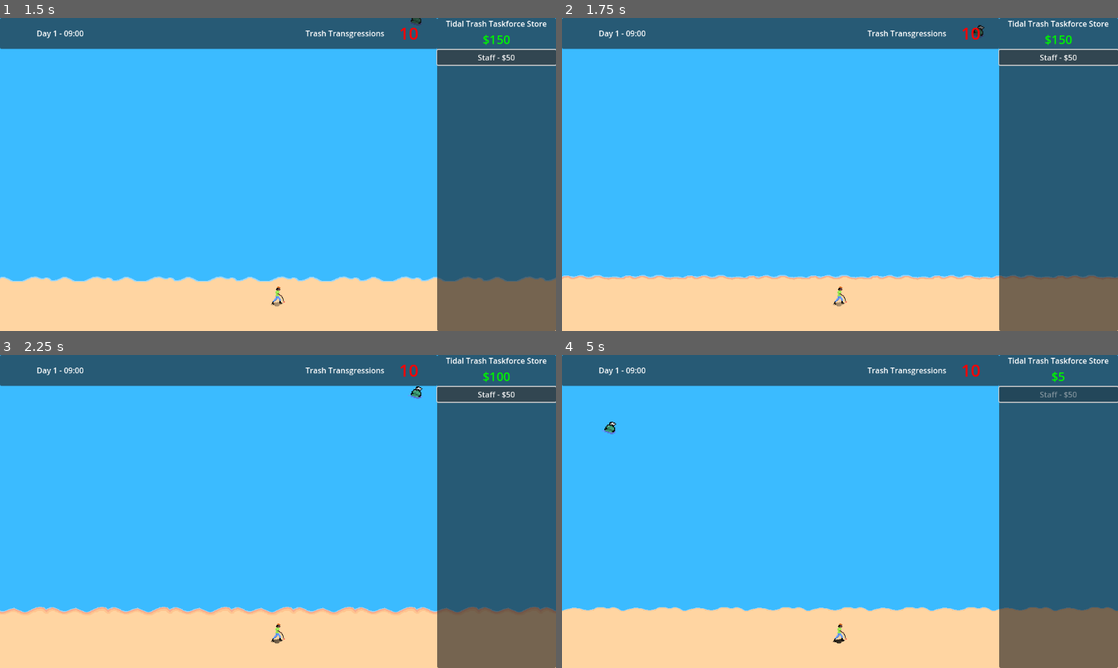
Above: before the commit, frames 1-4 (two rows, left to right).
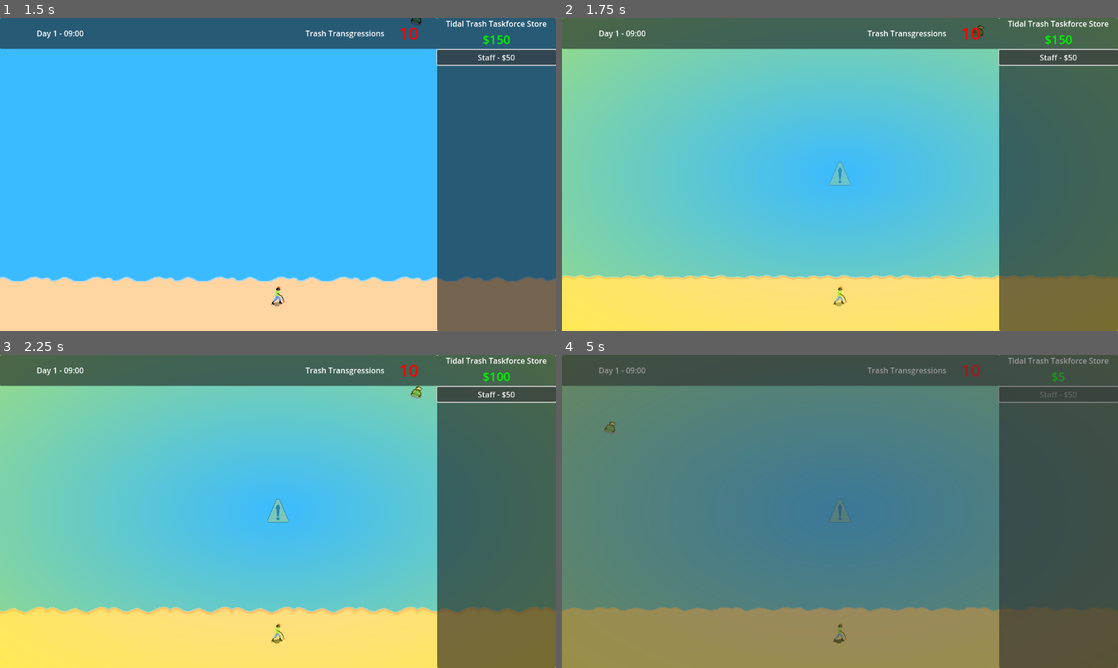
Above: after the commit, the same moments.

Repository: BlazingNeutron/calmbeforestorm
Game: Godot game, scene res://scenes/menu.tscn
Two runs of this game, one before a commit and one after it. Both use one fixed random seed, a clock stepped at 60 frames per second and the inputs below. Sound files missing from this copy of the repository are replaced by a short silence.
Inputs (mouse positions are in pixels of both pictures, inside the frame that each line leads up to):
- Up to frame 1 (1.5 s): click "Start" at 0.5 s; click "Staff - $50" at 1.25 s
- Up to frame 2 (1.75 s): no input
- Up to frame 3 (2.25 s): click "Staff - $50" at 2 s
- Up to frame 4 (5 s): click "Staff - $50" at 2.75 s; move the mouse to (979, 458) at 3.52 s; click (979, 458) at 3.6 s; tap Space (test_lightning, bound only before the commit) at 3.8, 4.35 s; move the mouse to (606, 395) at 4.27 s; click (606, 395) at 4.55 s

Frame 1 is identical in both runs. In frame 2, 88% of the frame differs, in the area x 0-100%, y 0-100%; in frame 3, 88%; in frame 4, 100%.

Commit message:
A working storm

Diff:
--- a/project.godot
+++ b/project.godot
@@ -31,11 +31,6 @@
 "events": [Object(InputEventKey,"resource_local_to_scene":false,"resource_name":"","device":-1,"window_id":0,"alt_press …(195 unchanged characters)…
 ]
 }
-test_lightning={
-"deadzone": 0.5,
-"events": [Object(InputEventKey,"resource_local_to_scene":false,"resource_name":"","device":-1,"window_id":0,"alt_pressed":false,"shift_pressed":false,"ctrl_pressed":false,"meta_pressed":false,"pressed":false,"keycode":0,"physical_keycode":32,"key_label":0,"unicode":32,"location":0,"echo":false,"script":null)
-]
-}
 action={
 "deadzone": 0.5,
 "events": [Object(InputEventMouseButton,"resource_local_to_scene":false,"resource_name":"","device":-1,"window_id":0,"a …(253 unchanged characters)…
--- a/scenes/game.tscn
+++ b/scenes/game.tscn
@@ -36,9 +36,18 @@
 [node name="PickerUpperManager" parent="PickerUppersContainer" instance=ExtResource("3_jhrrb")]
 unique_name_in_owner = true
 
-[node name="StormTimer" type="Timer" parent="."]
+[node name="NextStormTimer" type="Timer" parent="."]
 unique_name_in_owner = true
-wait_time = 60.0
 
+[node name="StormDuration" type="Timer" parent="."]
+wait_time = 30.0
+
+[connection signal="clear_weather" from="." to="hud" method="_on_game_clear_weather"]
+[connection signal="clear_weather" from="." to="WasteContainer/WasteSpawner" method="_on_game_clear_weather"]
+[connection signal="storming" from="." to="hud" method="_on_game_storming"]
+[connection signal="storming" from="." to="WasteContainer/WasteSpawner" method="_on_game_storming"]
+[connection signal="warning" from="." to="hud" method="_on_storm_warning"]
+[connection signal="warning_completed" from="hud" to="." method="_on_hud_warning_completed"]
 [connection signal="spawned_trash" from="WasteContainer/WasteSpawner" to="PickerUppersContainer/PickerUpperManager" method="_on_waste_spawner_spawned_trash"]
-[connection signal="timeout" from="StormTimer" to="." method="_on_storm_timer_timeout"]
+[connection signal="timeout" from="NextStormTimer" to="." method="_on_storm_timer_timeout"]
+[connection signal="timeout" from="StormDuration" to="." method="_on_storm_duration_timeout"]
--- a/scenes/hud.tscn
+++ b/scenes/hud.tscn
@@ -1,13 +1,13 @@
 [gd_scene load_steps=4 format=3 uid="uid://d3y2w6dk2qoel"]
 
 [ext_resource type="Script" path="res://scripts/hud.gd" id="1_v6bi3"]
-[ext_resource type="PackedScene" uid="uid://jeovohtmmp0a" path="res://scenes/lightning.tscn" id="3_cy3ty"]
+[ext_resource type="PackedScene" uid="uid://jeovohtmmp0a" path="res://scenes/storm.tscn" id="3_cy3ty"]
 [ext_resource type="PackedScene" uid="uid://5hjrx53y7uu0" path="res://scenes/storm_warning.tscn" id="3_e5k40"]
 
 [node name="hud" type="CanvasLayer"]
 script = ExtResource("1_v6bi3")
 
-[node name="lightning" parent="." instance=ExtResource("3_cy3ty")]
+[node name="Storm" parent="." instance=ExtResource("3_cy3ty")]
 
 [node name="StormWarning" parent="." instance=ExtResource("3_e5k40")]
 
--- a/scenes/lightning.tscn
+++ /dev/null
@@ -1,13 +0,0 @@
-[gd_scene load_steps=3 format=3 uid="uid://jeovohtmmp0a"]
-
-[ext_resource type="Script" path="res://scripts/lightning.gd" id="1_bnmic"]
-[ext_resource type="Texture2D" uid="uid://onosdrnldavq" path="res://assets/sprites/white-lightning.png" id="1_s3nqo"]
-
-[node name="lightning" type="CanvasLayer"]
-script = ExtResource("1_bnmic")
-
-[node name="flash_sprite" type="Sprite2D" parent="."]
-modulate = Color(1, 1, 1, 0)
-position = Vector2(576.25, 322.75)
-scale = Vector2(1153.5, 646.5)
-texture = ExtResource("1_s3nqo")
--- /dev/null
+++ b/scenes/storm.tscn
@@ -0,0 +1,33 @@
+[gd_scene load_steps=4 format=3 uid="uid://jeovohtmmp0a"]
+
+[ext_resource type="Script" path="res://scripts/storm.gd" id="1_kfjih"]
+[ext_resource type="Texture2D" uid="uid://onosdrnldavq" path="res://assets/sprites/white-lightning.png" id="2_uem3p"]
+[ext_resource type="AudioStream" uid="uid://dv8o8jmpn4w5g" path="res://assets/audio/loud-thunder-192165.mp3" id="3_a37ih"]
+
+[node name="storm" type="CanvasLayer"]
+script = ExtResource("1_kfjih")
+
+[node name="flash_sprite" type="Sprite2D" parent="."]
+modulate = Color(1, 1, 1, 0)
+position = Vector2(576.25, 322.75)
+scale = Vector2(1153.5, 646.5)
+texture = ExtResource("2_uem3p")
+
+[node name="thunder" type="AudioStreamPlayer" parent="."]
+stream = ExtResource("3_a37ih")
+bus = &"SFX"
+
+[node name="PauseBetweenLightning" type="Timer" parent="."]
+wait_time = 6.0
+
+[node name="StormDimming" type="ColorRect" parent="."]
+visible = false
+anchors_preset = 15
+anchor_right = 1.0
+anchor_bottom = 1.0
+grow_horizontal = 2
+grow_vertical = 2
+mouse_filter = 2
+color = Color(0, 0, 0, 0.4)
+
+[connection signal="timeout" from="PauseBetweenLightning" to="." method="_on_pause_between_lightning_timeout"]
--- a/scenes/storm_warning.tscn
+++ b/scenes/storm_warning.tscn
@@ -1,14 +1,44 @@
-[gd_scene load_steps=4 format=3 uid="uid://5hjrx53y7uu0"]
+[gd_scene load_steps=6 format=3 uid="uid://5hjrx53y7uu0"]
 
 [ext_resource type="Script" path="res://scripts/storm_warning.gd" id="1_106s2"]
 [ext_resource type="Texture2D" uid="uid://ecu6xgov3706" path="res://assets/sprites/warning-sign.png" id="1_er1jn"]
 [ext_resource type="AudioStream" uid="uid://bstd1fdn8ifwm" path="res://assets/audio/warning-sound-6686.mp3" id="3_vmc28"]
+[ext_resource type="Shader" path="res://scripts/hud.gdshader" id="4_tklub"]
+
+[sub_resource type="ShaderMaterial" id="ShaderMaterial_ytmw0"]
+shader = ExtResource("4_tklub")
+shader_parameter/alpha = 1.0
+shader_parameter/inner_radius = 0.0
+shader_parameter/outer_radius = 3.0
 
 [node name="StormWarning" type="Node"]
 script = ExtResource("1_106s2")
 
-[node name="StormWarningIcon" type="TextureRect" parent="."]
+[node name="PulsingWarning" type="Control" parent="."]
 modulate = Color(1, 1, 1, 0)
+z_index = -3
+z_as_relative = false
+layout_mode = 3
+anchors_preset = 15
+anchor_right = 1.0
+anchor_bottom = 1.0
+grow_horizontal = 2
+grow_vertical = 2
+mouse_filter = 1
+
+[node name="YellowVignette" type="ColorRect" parent="PulsingWarning"]
+material = SubResource("ShaderMaterial_ytmw0")
+layout_mode = 1
+anchors_preset = 15
+anchor_right = 1.0
+anchor_bottom = 1.0
+grow_horizontal = 2
+grow_vertical = 2
+mouse_filter = 1
+color = Color(1, 0.882353, 0.141176, 1)
+
+[node name="StormWarningIcon" type="TextureRect" parent="PulsingWarning"]
+layout_mode = 1
 anchors_preset = 8
 anchor_left = 0.5
 anchor_top = 0.5
--- a/scenes/waste_spawner.tscn
+++ b/scenes/waste_spawner.tscn
@@ -4,8 +4,3 @@
 
 [node name="WasteSpawner" type="Node2D"]
 script = ExtResource("1_7t5dp")
-
-[node name="StormDurationTimer" type="Timer" parent="."]
-wait_time = 30.0
-
-[connection signal="timeout" from="StormDurationTimer" to="." method="_on_storm_duration_timer_timeout"]
--- a/scripts/game.gd
+++ b/scripts/game.gd
@@ -1,14 +1,29 @@
 extends Node2D
 
-@onready var hud: CanvasLayer = %hud
-@onready var storm_timer: Timer = %StormTimer
-@onready var waste_spawner: Node = %WasteSpawner
+signal warning
+signal storming
+signal clear_weather
+
+@onready var next_storm_timer: Timer = %NextStormTimer
+@onready var storm_duration: Timer = $StormDuration
+
+@export var time_to_next_storm : int = 1
+@export var storm_duration_time : int = 30
 
 func _ready() -> void:
-	storm_timer.start()
+	next_storm_timer.wait_time = time_to_next_storm
+	storm_duration.wait_time = storm_duration_time
+	next_storm_timer.start()
 
 func _on_storm_timer_timeout() -> void:
 	#print("Storm warning timer")
-	hud.storm_warning()
-	storm_timer.stop()
-	waste_spawner.start_storm()
+	warning.emit()
+	next_storm_timer.stop()
+
+func _on_hud_warning_completed() -> void:
+	storming.emit()
+	storm_duration.start()
+
+func _on_storm_duration_timeout() -> void:
+	clear_weather.emit()
+	next_storm_timer.start()
--- a/scripts/hud.gd
+++ b/scripts/hud.gd
@@ -1,8 +1,10 @@
 extends CanvasLayer
 
-@onready var lightning: CanvasLayer = $lightning
+signal warning_completed
+
 @onready var money_label: Label = %Money
-@onready var storm_warning_icon: Node = $StormWarning
+@onready var storm: CanvasLayer = $Storm
+@onready var warning: Node = $StormWarning
 @onready var transgressions_meter: Label = %TransgressionsMeter
 @onready var staff_button: Button = $StorePanel/StoreContainer/Staff
 
@@ -10,11 +12,7 @@
 	AccountManager._on_money_changed.connect(update_money)
 	AccountManager.transgression_changed.connect(update_transgressions)
 	update_money(AccountManager.money)
-
-# Called every frame. 'delta' is the elapsed time since the previous frame.
-func _process(_delta: float) -> void:
-	if Input.is_action_just_pressed("test_lightning"):
-		lightning.lightning_strike()
+	warning.warning_complete.connect(_on_warning_completed)
 
 func update_money(money : int) -> void:
 	money_label.text = "$" + str(money)
@@ -23,9 +21,18 @@
 func update_transgressions(count : int) -> void:
 	transgressions_meter.text = str(count)
 
-func storm_warning() -> void:
-	storm_warning_icon.start_storm_warning()
-
 func _on_staff_pressed() -> void:
 	#print("staff purchased")
 	AccountManager.debit_account()
+
+func _on_warning_completed() -> void:
+	warning_completed.emit()
+
+func _on_storm_warning() -> void:
+	warning.start()
+
+func _on_game_storming() -> void:
+	storm.start()
+
+func _on_game_clear_weather() -> void:
+	storm.stop()
--- /dev/null
+++ b/scripts/hud.gdshader
@@ -0,0 +1,12 @@
+shader_type canvas_item;
+
+uniform float alpha = 1.0;
+uniform float inner_radius = 0.0;
+uniform float outer_radius = 1.5;
+
+void fragment() {
+	float x = abs(UV.r-.5)*2.0;
+	float y = abs(UV.g-.5)*2.0;
+	float q = 1.0-(1.0-sqrt(x*x+y*y)/outer_radius)/(1.0-inner_radius);
+	COLOR = vec4(255, 225, 0, q*alpha);
+}
--- a/scripts/lightning.gd
+++ /dev/null
@@ -1,10 +0,0 @@
-extends CanvasLayer
-
-@onready var flash_sprite: Sprite2D = $flash_sprite
-
-func lightning_strike() -> void:
-	#print("lightning")
-	var tween = get_tree().create_tween()
-	tween.tween_property(flash_sprite, "modulate:a", 0.6, 0.1).set_trans(Tween.TRANS_SINE).set_ease(Tween.EASE_IN)
-	tween.tween_property(flash_sprite, "modulate:a", 0, 0.1).set_trans(Tween.TRANS_SINE).set_ease(Tween.EASE_IN)
-	#play noise
--- /dev/null
+++ b/scripts/storm.gd
@@ -0,0 +1,34 @@
+extends CanvasLayer
+
+@onready var flash_sprite: Sprite2D = $flash_sprite
+@onready var thunder: AudioStreamPlayer = $thunder
+@onready var pause_between_lightning: Timer = $PauseBetweenLightning
+@onready var storm_dimming: ColorRect = $StormDimming
+
+var storming : bool = false
+var thunder_still_rolls : bool = false
+
+func _process(_delta: float) -> void:
+	if storming and not thunder_still_rolls:
+		lightning_strike()
+
+func lightning_strike() -> void:
+	#print("lightning")
+	pause_between_lightning.start()
+	thunder_still_rolls = true
+	var tween = get_tree().create_tween()
+	tween.tween_property(flash_sprite, "modulate:a", 0.4, 0.1).set_trans(Tween.TRANS_SINE).set_ease(Tween.EASE_IN)
+	tween.tween_property(flash_sprite, "modulate:a", 0, 0.1).set_trans(Tween.TRANS_SINE).set_ease(Tween.EASE_IN)
+	#play noise
+	thunder.play()
+
+func start() -> void:
+	storming = true
+	storm_dimming.show()
+
+func stop() -> void:
+	storming = false
+	storm_dimming.hide()
+
+func _on_pause_between_lightning_timeout() -> void:
+	thunder_still_rolls = false
--- a/scripts/storm_warning.gd
+++ b/scripts/storm_warning.gd
@@ -1,23 +1,27 @@
 extends Node
 
-@onready var storm_warning_icon: TextureRect = $StormWarningIcon
+signal warning_complete
+
+@onready var pulsing_warning: Control = $PulsingWarning
 @onready var storm_warning_sound: AudioStreamPlayer = $StormWarningSound
 
 @export var replays : int = 2
 var replay_count : int = 0
 
-func start_storm_warning() -> void:
+func start() -> void:
 	var tween = create_tween()
 	storm_warning_sound.play()
-	tween.tween_property(storm_warning_icon, "modulate:a", 1, 0.5).set_trans(Tween.TRANS_BOUNCE).set_ease(Tween.EASE_IN_OUT)
-	tween.tween_property(storm_warning_icon, "modulate:a", 0.3, 0.2).set_trans(Tween.TRANS_SINE).set_ease(Tween.EASE_OUT)
-	tween.tween_property(storm_warning_icon, "modulate:a", 1, 1).set_trans(Tween.TRANS_BOUNCE).set_ease(Tween.EASE_IN_OUT)
-	tween.tween_property(storm_warning_icon, "modulate:a", 0.3, 0.2).set_trans(Tween.TRANS_SINE).set_ease(Tween.EASE_OUT)
-	tween.tween_property(storm_warning_icon, "modulate:a", 1, 1).set_trans(Tween.TRANS_BOUNCE).set_ease(Tween.EASE_IN_OUT)
-	tween.tween_property(storm_warning_icon, "modulate:a", 0, 1).set_trans(Tween.TRANS_SINE).set_ease(Tween.EASE_OUT)
+	tween.tween_property(pulsing_warning, "modulate:a", 1, 0.5).set_trans(Tween.TRANS_BOUNCE).set_ease(Tween.EASE_IN_OUT)
+	tween.tween_property(pulsing_warning, "modulate:a", 0.3, 0.2).set_trans(Tween.TRANS_SINE).set_ease(Tween.EASE_OUT)
+	tween.tween_property(pulsing_warning, "modulate:a", 1, 1).set_trans(Tween.TRANS_BOUNCE).set_ease(Tween.EASE_IN_OUT)
+	tween.tween_property(pulsing_warning, "modulate:a", 0.3, 0.2).set_trans(Tween.TRANS_SINE).set_ease(Tween.EASE_OUT)
+	tween.tween_property(pulsing_warning, "modulate:a", 1, 1).set_trans(Tween.TRANS_BOUNCE).set_ease(Tween.EASE_IN_OUT)
+	tween.tween_property(pulsing_warning, "modulate:a", 0, 1).set_trans(Tween.TRANS_SINE).set_ease(Tween.EASE_OUT)
 
 
 func _on_storm_warning_sound_finished() -> void:
 	if replay_count < replays:
 		storm_warning_sound.play()
 		replay_count += 1
+	else:
+		warning_complete.emit()
--- a/scripts/waste_spawner.gd
+++ b/scripts/waste_spawner.gd
@@ -1,8 +1,6 @@
 extends Node2D
 
 signal spawned_trash(new_trash)
-
-@onready var storm_duration_timer: Timer = $StormDurationTimer
 
 var scrap_object = load("res://scenes/waste/scrap.tscn")
 var bottle_object = load("res://scenes/waste/bottle.tscn")
@@ -42,9 +40,8 @@
 	waste_container.add_child(new_waste)
 	spawned_trash.emit(new_waste)
 
-func start_storm() -> void:
-	storm_duration_timer.start()
+func _on_game_storming() -> void:
 	spawn_timer = 0.4
 
-func _on_storm_duration_timer_timeout() -> void:
+func _on_game_clear_weather() -> void:
 	spawn_timer = 2
Not shown, added: assets/audio/loud-thunder-192165.mp3.import
Not shown, added: assets/audio/loud-thunder-192165.mp3
